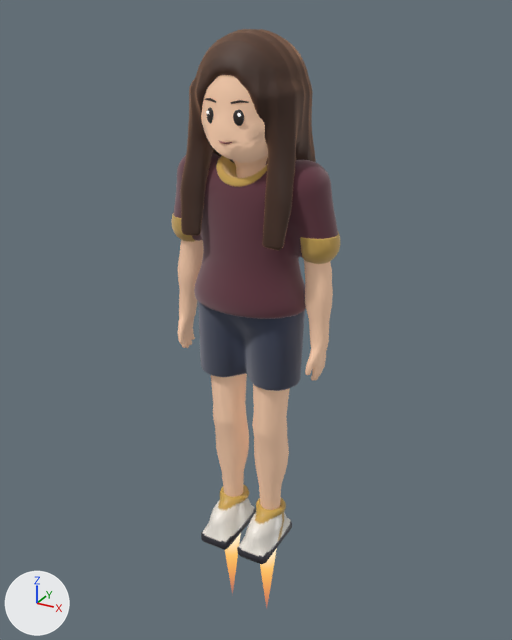
Two versions of the glTF model house-chars/keira.glb, one commit apart.
One viewpoint serves both versions: a camera (50 mm lens) standing at (0.785, -1.398, 1.353) and looking at (-0.013, 0.052, 0.628). Lighting does not change. The marker at lower left points along +X, +Y and +Z. The first picture is the older version. Vertices at exactly the same position are counted once.

Names of what the first picture shows: 'Keira_arms', 'Keira_hair', 'Keira_head', 'Keira_shirt', 'Keira_shoes', 'Keira_shorts', 'Keira_skin', 'Keira_trim' and 4 more.
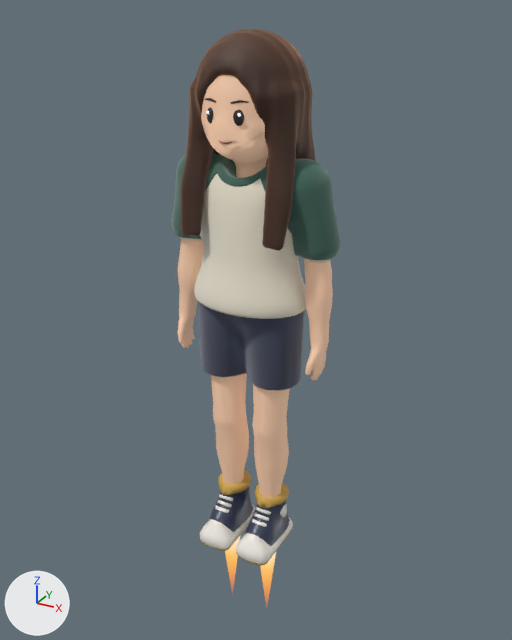
The change, as a diff of the scene's bpy script:
```diff
--- a/house-chars/keira.glb.py
+++ b/house-chars/keira.glb.py
@@ mat_sleeves @@
+mat_sleeves = bpy.data.materials.new('sleeves')
+# nodes: BsdfPrincipled, OutputMaterial, VertexColor
+# colours: grey #a3aeaa, mixed with the vertex colours
@@ mat_shoetrim @@
+mat_shoetrim = bpy.data.materials.new('shoetrim')
+mat_shoetrim.use_nodes = True; mat_shoetrim.node_tree.nodes.clear()
+_N = mat_shoetrim.node_tree.nodes; _L = mat_shoetrim.node_tree.links
+n0 = _N.new('ShaderNodeBsdfPrincipled'); n0.name = 'Principled BSDF'
+n0.inputs[2].default_value = 0.55  # 'Roughness'
+n1 = _N.new('ShaderNodeOutputMaterial'); n1.name = 'Material Output'
+n2 = _N.new('ShaderNodeVertexColor'); n2.name = 'Color Attribute'
+_L.new(n0.outputs[0], n1.inputs[0])  # 'BSDF' to 'Surface'
+_L.new(n2.outputs[0], n0.inputs[0])  # 'Color' to 'Base Color'
@@ mat_soles @@
+mat_soles = bpy.data.materials.new('soles')
+mat_soles.use_nodes = True; mat_soles.node_tree.nodes.clear()
+_N = mat_soles.node_tree.nodes; _L = mat_soles.node_tree.links
+n0 = _N.new('ShaderNodeBsdfPrincipled'); n0.name = 'Principled BSDF'
+n0.inputs[19].default_value = 0.4  # 'Coat Weight'
+n0.inputs[20].default_value = 0.35  # 'Coat Roughness'
+n1 = _N.new('ShaderNodeOutputMaterial'); n1.name = 'Material Output'
+n2 = _N.new('ShaderNodeVertexColor'); n2.name = 'Color Attribute'
+_L.new(n0.outputs[0], n1.inputs[0])  # 'BSDF' to 'Surface'
+_L.new(n2.outputs[0], n0.inputs[0])  # 'Color' to 'Base Color'
@@ me_mesh_7 @@
-me_mesh_7.from_pydata(...)  # 1305 vertices, 2599 faces; spans x -0.219..0.219, y -0.069..0.06, z 0.823..1.053
+me_mesh_7.from_pydata(...)  # 1216 vertices, 2430 faces; spans x -0.219..0.219, y -0.069..0.073, z 0.843..1.055
+# me_mesh_7 part 1: 1094 vertices removed from x -0.218..0.219, y -0.069..0.06, z 0.823..1.052; 1005 vertices added at x -0.219..0.219, y -0.069..0.073, z 0.843..1.055
+# me_mesh_7 part 2: 57 kept faces spanning x -0.219..0.055, y -0.068..0.058, z 0.852..1.047 get new vertex colours; the middle colour goes from orange #c9a24a to dark green #2f5d50
+# me_mesh_7 part 3: 57 faces spanning x -0.219..0.055, y -0.068..0.058, z 0.852..1.047 switch from mat_trim to mat_sleeves
@@ me_mesh_8 @@
-me_mesh_8.from_pydata(...)  # 1302 vertices, 2600 faces; spans x -0.217..0.217, y -0.105..0.105, z 0.7..1.053
+me_mesh_8.from_pydata(...)  # 1219 vertices, 2434 faces; spans x -0.217..0.217, y -0.105..0.105, z 0.7..1.053
+# me_mesh_8 part 4: 5 vertices moved from x -0.18..0.072, y -0.056..0.048, z 0.976..1.043 to x -0.183..0.078, y -0.055..0.052, z 0.964..1.043; 132 vertices removed from x -0.216..0.217, y -0.095..0.094, z 0.7..1.051; 49 vertices added at x -0.188..0.198, y -0.087..0.088, z 0.7..1.036
+# me_mesh_8 part 5: 1899 kept faces spanning x -0.217..0.216, y -0.105..0.105, z 0.7..1.053 get new vertex colours; the middle colour goes from dark red #5b2333 to pale yellow #efe6d2
 me_mesh_8.materials.append(mat_shirt)
@@ me_mesh_10 @@
-me_mesh_10.from_pydata(...)  # 646 vertices, 1300 faces; spans x -0.104..0.104, y -0.113..0.066, z -0.003..0.114
+me_mesh_10.from_pydata(...)  # 613 vertices, 1218 faces; spans x -0.105..0.105, y -0.122..0.067, z -0.003..0.157
+# me_mesh_10 part 6: the loose piece of 324 vertices spanning x 0.012..0.104, y -0.113..0.066, z -0.003..0.114 is rebuilt with 307 vertices and now spans x 0.011..0.105, y -0.122..0.067, z -0.003..0.157
+# me_mesh_10 part 7: the loose piece of 322 vertices spanning x -0.104..-0.012, y -0.113..0.066, z -0.003..0.114 is rebuilt with 306 vertices and now spans x -0.105..-0.011, y -0.122..0.067, z -0.003..0.157
 me_mesh_10.materials.append(mat_shoes)
@@ ob_keira_shoetrim @@
+ob_keira_shoetrim = bpy.data.objects.new('Keira_shoetrim', me_mesh_12_1)  # 242 vertices, 468 faces; spans x -0.106..0.105, y -0.121..0.068, z -0.006..0.16
+ob_keira_shoetrim.location = (0.0, 0.0, 0.0)
@@ ob_keira_soles @@
+ob_keira_soles = bpy.data.objects.new('Keira_soles', me_mesh_11_1)  # 819 vertices, 1685 faces; spans x -0.107..0.107, y -0.124..0.069, z -0.006..0.13
+ob_keira_soles.location = (0.0, 0.0, 0.0)
```

Location of each change, [x1, y1, x2, y2] in pixels of the pictures (512 x 640 px; the box of a moved part takes in the faces that stretch with it):
'Keira_trim', reshaped: before [172, 156, 340, 264]; after [172, 153, 340, 260]
'Keira_shoes', reshaped: before [201, 484, 292, 564]; after [209, 487, 290, 546]
'Keira_soles', added: after [200, 494, 293, 565]
'Keira_shoetrim', added: after [200, 470, 293, 566]
part 1 of me_mesh_7, moved or reshaped: before [172, 156, 340, 264]; after [172, 153, 340, 260]
part 2 of me_mesh_7, recoloured: [173, 167, 257, 230] in both
part 3 of me_mesh_7, recoloured: [173, 167, 257, 230] in both
part 4 of me_mesh_8, built on: before [176, 155, 338, 317]; after [199, 174, 321, 305]
part 5 of me_mesh_8, recoloured (dark red to pale yellow): before [173, 153, 335, 319]; after [182, 179, 331, 319]
part 6 of me_mesh_10, rebuilt: before [237, 498, 292, 564]; after [246, 501, 290, 546]
part 7 of me_mesh_10, rebuilt: before [201, 484, 256, 550]; after [209, 487, 253, 532]
